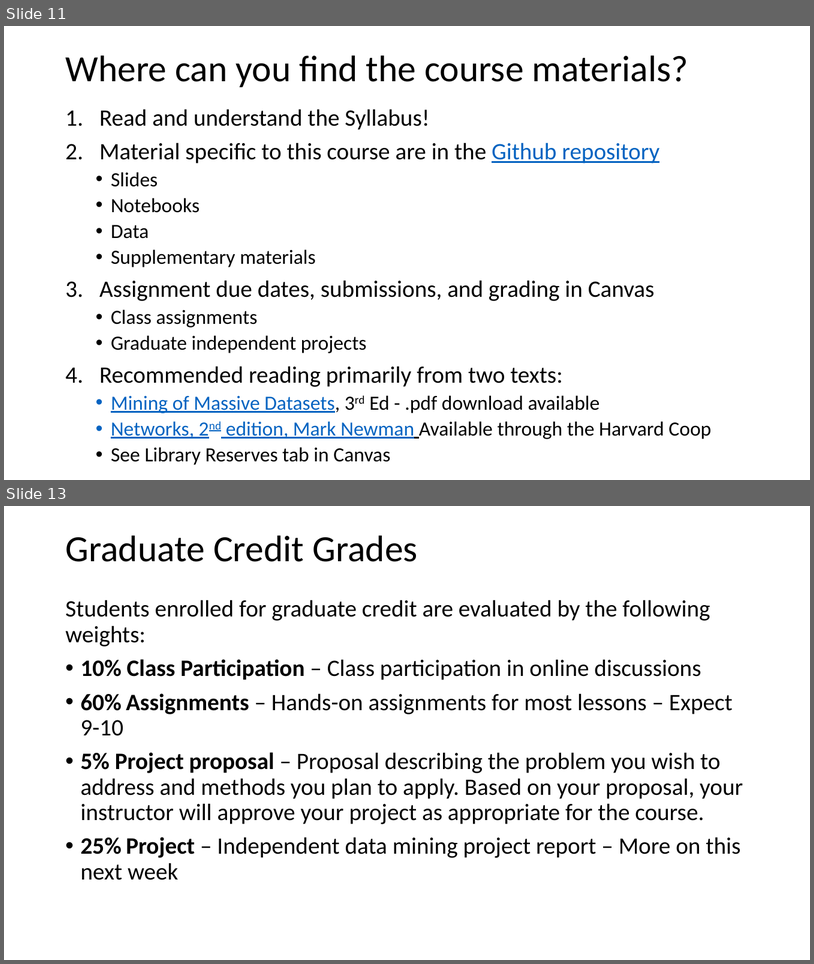
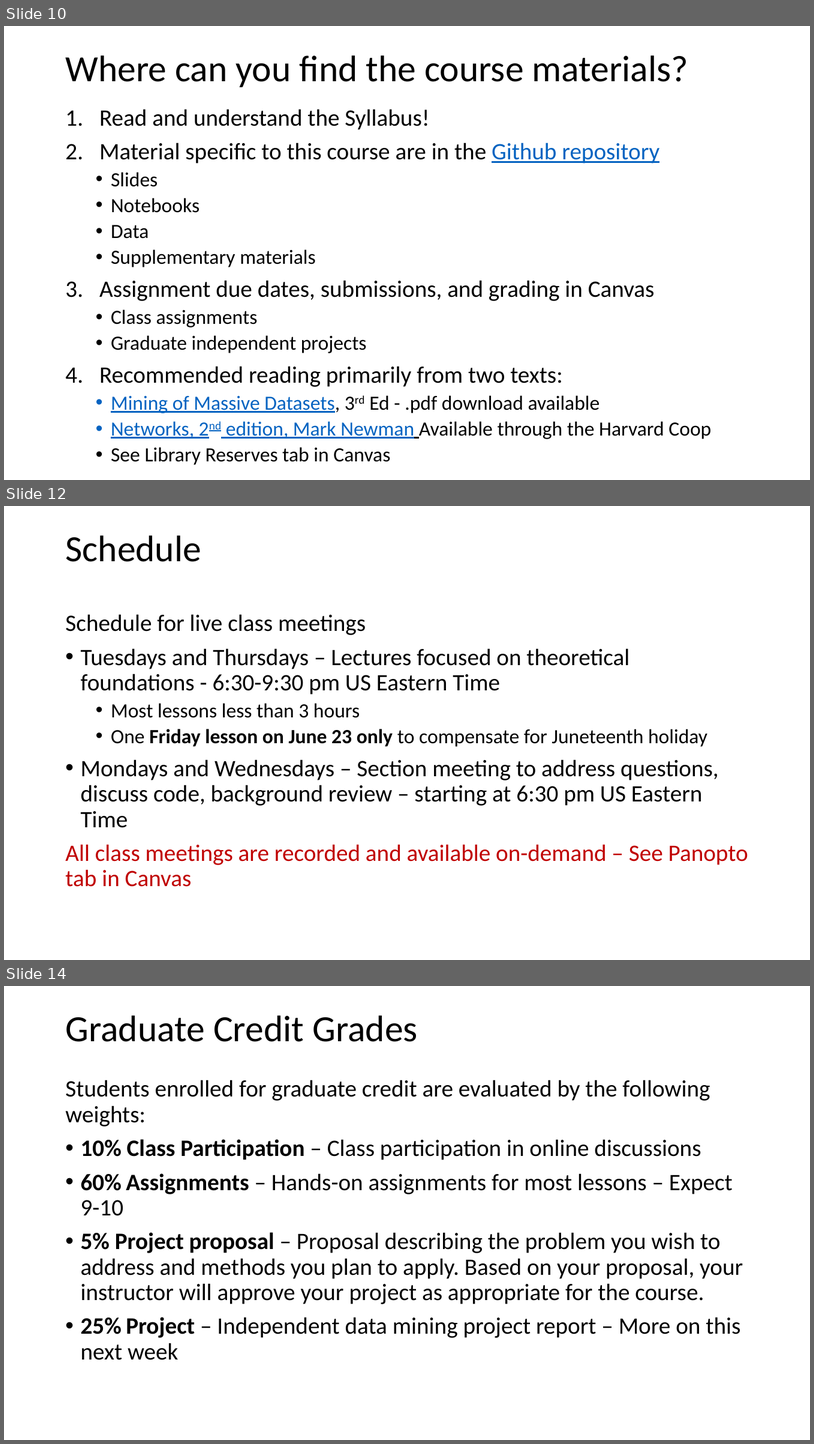
Before and after one commit to StephenElston/CSCI-E-108, a slide deck: slides/1_Introduction.pptx. Shown one above the other, each under a label of ours: slides 11 and 13 before the commit, slides 10, 12 and 14 after it; the slides between them are not shown. The pictures are 814x964 and 814x1444 pixels, drawn with LibreOffice and Linux fonts; fonts in the diff are those of the drawing. Boxes give left, top, right and bottom in pixels: in the first picture for what was removed or moved away, otherwise in the second. Text is boxed around its words. In the diff, an @@ line names an element or a change of style, - is before the commit and + after.

```diff
--- a/slides/1_Introduction.pptx
+++ b/slides/1_Introduction.pptx
@@ slide 12 added at box(4, 506, 810, 960), background #FFFFFF @@
@@ text added at box(65, 535, 201, 562), 44 pt, text #000000 @@
+Schedule
@@ text added at box(65, 614, 749, 886), 28 pt, text #000000 @@
+Schedule for live class meetings
+• Tuesdays and Thursdays – Lectures focused on theoretical foundations - 6:30-9:30 pm US Eastern Time
+  • Most lessons less than 3 hours
+  • One Friday lesson on June 23 only to compensate for Juneteenth holiday
+• Mondays and Wednesdays – Section meeting to address questions, discuss code, background review – starting at 6:30 pm US Eastern Time
+All class meetings are recorded and available on-demand – See Panopto tab in Canvas
@@ what was slide 11 is now slide 10 @@
@@ what was slide 13 is now slide 14 @@
```
Also in this commit, not shown: 4 slides changed, 2 other slides added.
